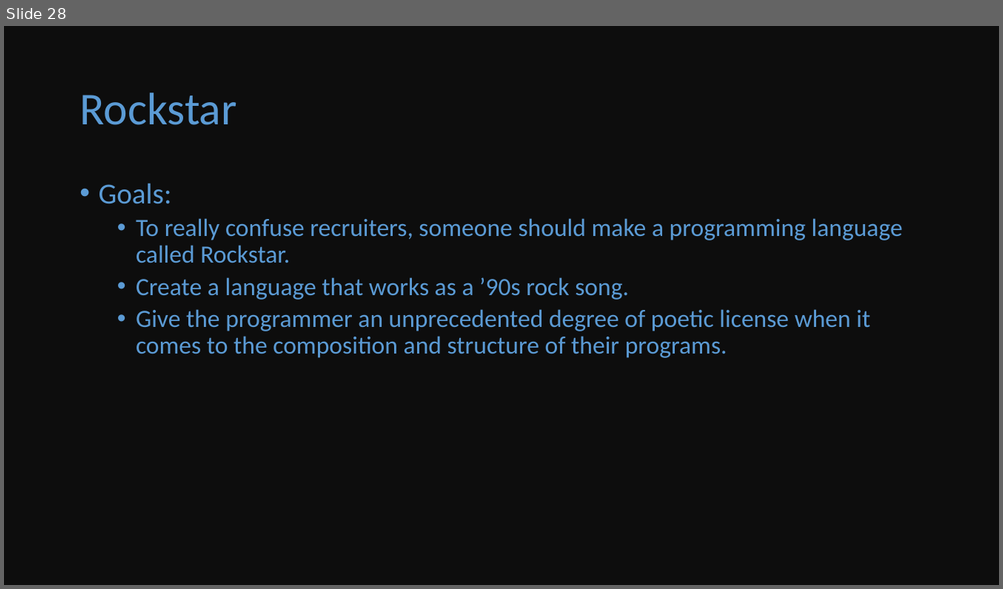
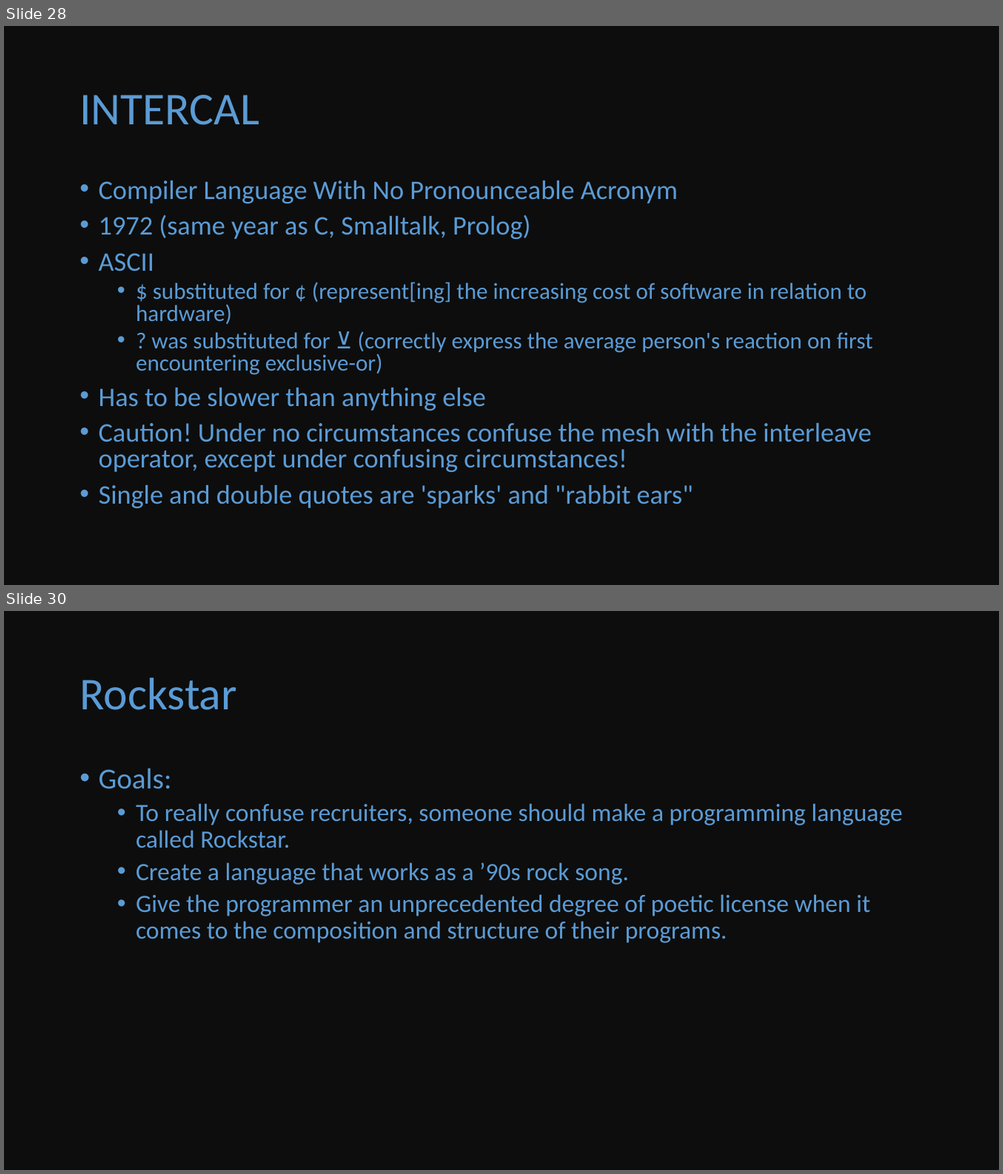
Before and after one commit to droppedcode/knowledge-bits, a slide deck: esolang/esolang.pptx. Shown one above the other, each under a label of ours: slide 28 before the commit, slides 28 and 30 after it; the slides between them are not shown. The pictures are 1003x589 and 1003x1174 pixels, drawn with LibreOffice and Linux fonts; fonts in the diff are those of the drawing. Boxes give left, top, right and bottom in pixels: in the first picture for what was removed or moved away, otherwise in the second. Text is boxed around its words. In the diff, an @@ line names an element or a change of style, - is before the commit and + after.

```diff
--- a/esolang/esolang.pptx
+++ b/esolang/esolang.pptx
@@ slide 28 added at bbox=[4, 26, 999, 585], background #0D0D0D @@
@@ title added at bbox=[79, 95, 259, 125], 44 pt, text #5B9BD5 @@
+INTERCAL
@@ text added at bbox=[99, 181, 873, 509], 25.9 pt, text #5B9BD5 @@
+• Compiler Language With No Pronounceable Acronym
+• 1972 (same year as C, Smalltalk, Prolog)
+• ASCII
+  • $ substituted for ¢ (represent[ing] the increasing cost of software in relation to hardware)
+  • ? was substituted for ⊻ (correctly express the average person's reaction on first encountering exclusive-or)
+• Has to be slower than anything else
+• Caution! Under no circumstances confuse the mesh with the interleave operator, except under confusing circumstances!
+• Single and double quotes are 'sparks' and "rabbit ears"
@@ what was slide 28 is now slide 30 @@
```
Also in this commit, not shown: 3 slides changed, 5 other slides added, 1 slide removed.
